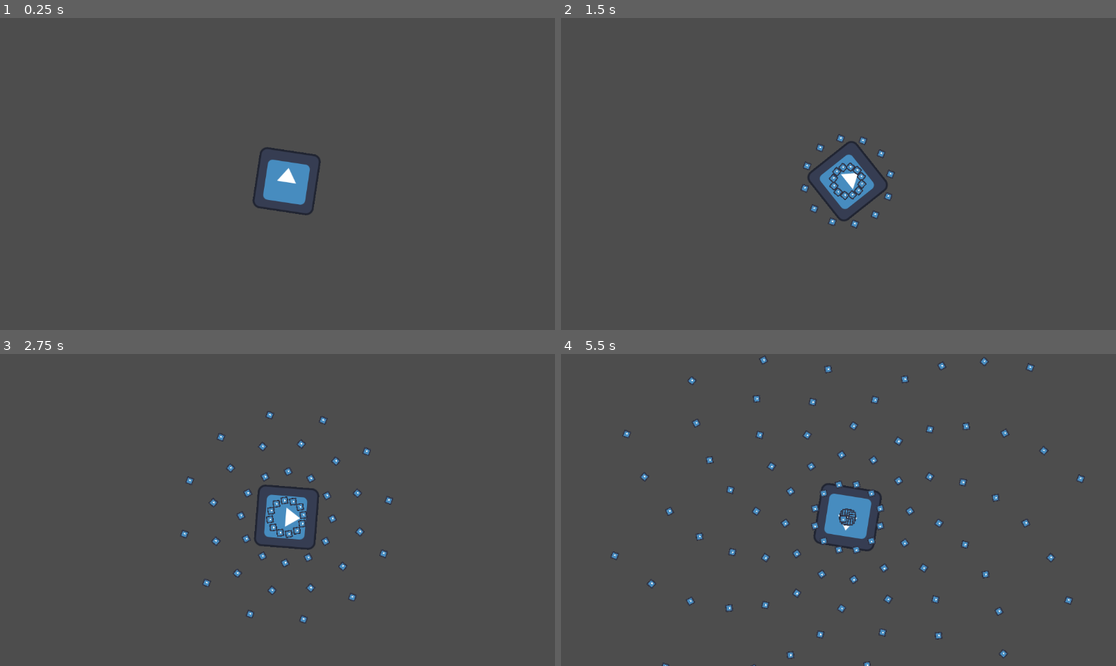
Above: before the commit, frames 1-4 (two rows, left to right).
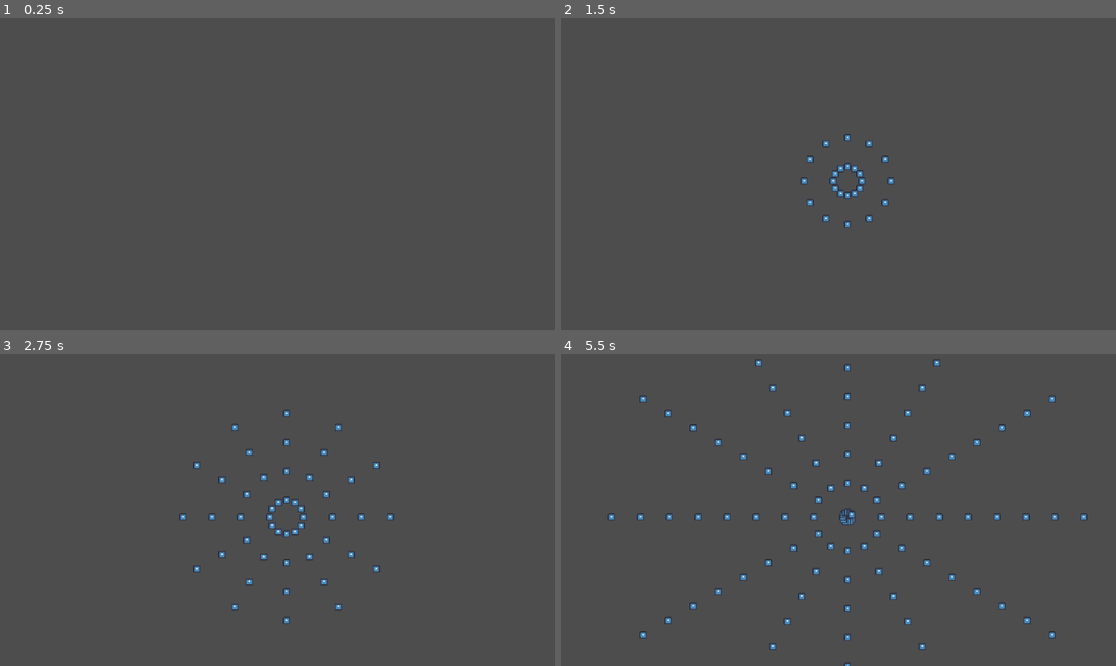
Above: after the commit, the same moments.

Repository: clenneabig/AI-KILL
Game: Godot game, scene res://BulletPattens/emit.tscn
The game is run twice, just before and just after one commit, with the same random seed, the same clock (stepped at 60 frames per second) and the same inputs. The engine's default icon, where the game draws it, is replaced by a stand-in: a white triangle on a blue panel in a dark square.
Inputs:
- Up to frame 1 (0.25 s): no input
- Up to frame 2 (1.5 s): no input
- Up to frame 3 (2.75 s): no input
- Up to frame 4 (5.5 s): no input

The runs differ from the first frame. In frame 1, 1.3% of the frame differs, in the area x 45-58%, y 41-64%; in frame 2, 1.7%; in frame 3, 2.3%; in frame 4, 4.3%, in the area x 8-95%, y 0-100%.

Commit message:
left dir burst

Diff:
--- a/BulletPattens/emit.tscn
+++ b/BulletPattens/emit.tscn
@@ -1,13 +1,14 @@
 [gd_scene load_steps=3 format=3 uid="uid://qjrut43w7wo0"]
 
-[ext_resource type="Script" path="res://emit_spin.gd" id="1_pdm83"]
+[ext_resource type="Script" path="res://BulletPattens/bullet_emitter.gd" id="1_06awk"]
 [ext_resource type="Texture2D" uid="uid://df26ulj8gxrtx" path="res://icon.svg" id="2_0hkbj"]
 
 [node name="Emit" type="Marker2D"]
 position = Vector2(595, 339)
-script = ExtResource("1_pdm83")
+script = ExtResource("1_06awk")
 
 [node name="Sprite2D" type="Sprite2D" parent="."]
+visible = false
 texture = ExtResource("2_0hkbj")
 
 [node name="ShootTime" type="Timer" parent="."]
--- /dev/null
+++ b/emit_burst_left.gd
@@ -0,0 +1,20 @@
+extends Emitter
+
+
+# Called when the node enters the scene tree for the first time.
+func _ready():
+	super()
+	rotate(-0.3)
+	step = 2 * PI/4 /spawn_count
+
+
+# Called every frame. 'delta' is the elapsed time since the previous frame.
+func _process(delta):
+	pass
+
+func _shoot(vel, i):
+	var nb = bullet_scene.instantiate()
+	nb.speed = Vector2(-vel, 0).rotated((step/2*i))
+	nb.position = position
+	nb.rotation = rotation
+	get_parent().add_child(nb)
--- a/project.godot
+++ b/project.godot
@@ -14,3 +14,35 @@
 run/main_scene="res://BulletPattens/emit.tscn"
 config/features=PackedStringArray("4.1", "Forward Plus")
 config/icon="res://icon.svg"
+
+[input]
+
+move_right={
+"deadzone": 0.5,
+"events": [Object(InputEventKey,"resource_local_to_scene":false,"resource_name":"","device":-1,"window_id":0,"alt_pressed":false,"shift_pressed":false,"ctrl_pressed":false,"meta_pressed":false,"pressed":false,"keycode":0,"physical_keycode":68,"key_label":0,"unicode":100,"echo":false,"script":null)
+]
+}
+move_left={
+"deadzone": 0.5,
+"events": [Object(InputEventKey,"resource_local_to_scene":false,"resource_name":"","device":-1,"window_id":0,"alt_pressed":false,"shift_pressed":false,"ctrl_pressed":false,"meta_pressed":false,"pressed":false,"keycode":0,"physical_keycode":65,"key_label":0,"unicode":97,"echo":false,"script":null)
+]
+}
+move_up={
+"deadzone": 0.5,
+"events": [Object(InputEventKey,"resource_local_to_scene":false,"resource_name":"","device":-1,"window_id":0,"alt_pressed":false,"shift_pressed":false,"ctrl_pressed":false,"meta_pressed":false,"pressed":false,"keycode":0,"physical_keycode":87,"key_label":0,"unicode":119,"echo":false,"script":null)
+]
+}
+move_down={
+"deadzone": 0.5,
+"events": [Object(InputEventKey,"resource_local_to_scene":false,"resource_name":"","device":-1,"window_id":0,"alt_pressed":false,"shift_pressed":false,"ctrl_pressed":false,"meta_pressed":false,"pressed":false,"keycode":0,"physical_keycode":83,"key_label":0,"unicode":115,"echo":false,"script":null)
+]
+}
+focus_mode={
+"deadzone": 0.5,
+"events": [Object(InputEventMouseButton,"resource_local_to_scene":false,"resource_name":"","device":-1,"window_id":0,"alt_pressed":false,"shift_pressed":false,"ctrl_pressed":false,"meta_pressed":false,"button_mask":0,"position":Vector2(0, 0),"global_position":Vector2(0, 0),"factor":1.0,"button_index":1,"canceled":false,"pressed":false,"double_click":false,"script":null)
+]
+}
+
+[rendering]
+
+textures/canvas_textures/default_texture_filter=0
Renamed: emit_spin.gd -> BulletPattens/emit_spin.gd
